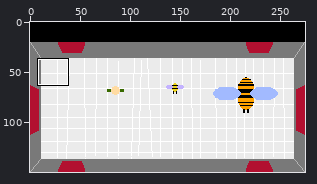
Edited in one commit: pixel-art file (sprites/gamescreen.ase). The picture above shows the old version from afar; the outline marks the close-up.
Close-up. Before the edit:
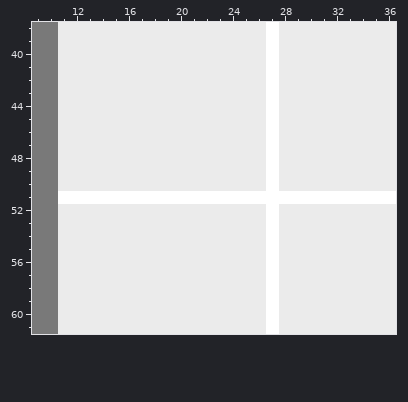
275x150 pixels, 1 frame. Shown: x 9..36, y 38..61.
After:
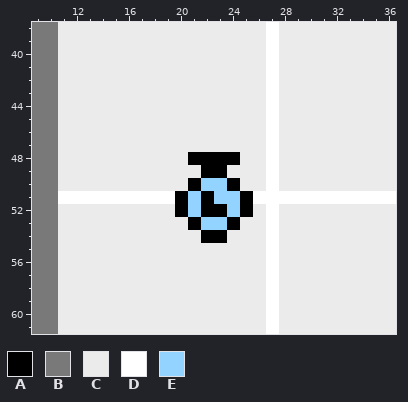
Palette (. is transparent): A #000000  B #797979  C #ebebeb  D #ffffff  E #92d3ff
Change:
layer "beetime" added
Changed rows in their new state; - is an unchanged pixel.
Layer "beetime":
first column x 20:
48 -AAAA-
49 --AA--
50 -AEEA-
51 AEAEEA
52 AEAAEA
53 -AEEA-
54 --AA--
Changed places in both close-ups, as pixel boxes (x1, y1, x2, y2):
changed: (175, 152, 253, 243)
